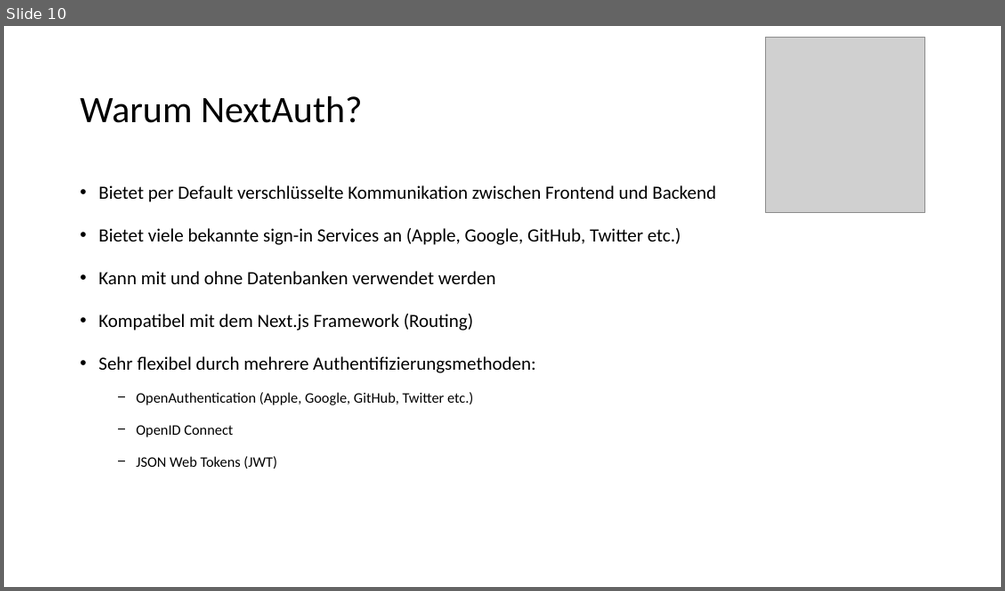
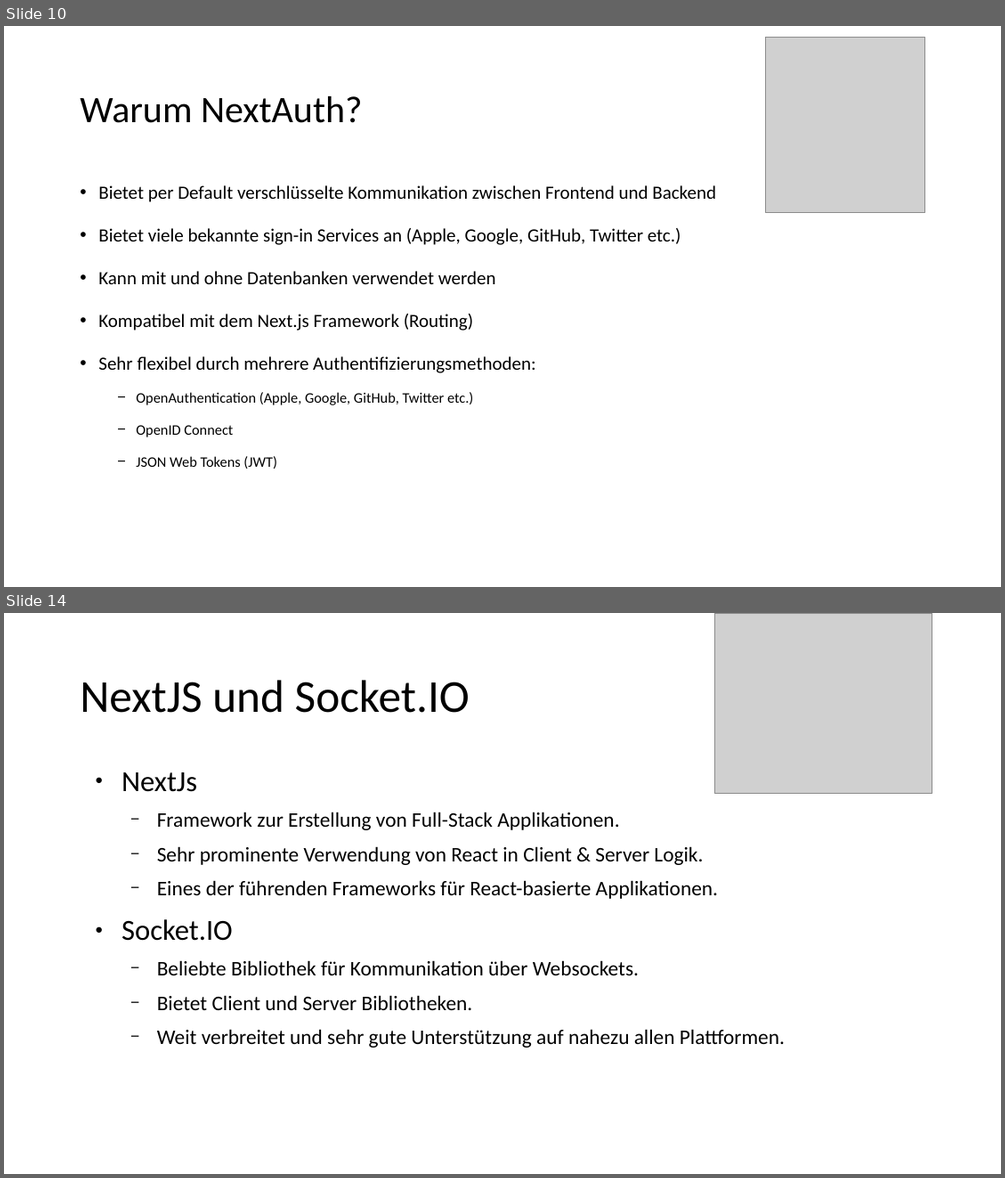
Before and after one commit to RocordJavaScript2023/realtime, a slide deck: presentation/realtime.pptx. Shown one above the other, each under a label of ours: slide 10 before the commit, slides 10 and 14 after it; the slides between them are not shown. The pictures are 1005x591 and 1005x1178 pixels, drawn with LibreOffice and Linux fonts; fonts in the diff are those of the drawing; grey boxes stand for pictures. Boxes give left, top, right and bottom in pixels: in the first picture for what was removed or moved away, otherwise in the second. Text is boxed around its words. In the diff, an @@ line names an element or a change of style, - is before the commit and + after.

```diff
--- a/presentation/realtime.pptx
+++ b/presentation/realtime.pptx
@@ slide 14 added at (4,613,1001,1174), background #FFFFFF @@
@@ picture added at (714,613,933,793) @@
@@ title added at (80,680,469,713), 44 pt, text #000000 @@
+NextJS und Socket.IO
@@ text added at (121,772,785,1047), 20 pt, text #000000 @@
+● NextJs
+  − Framework zur Erstellung von Full-Stack Applikationen.
+  − Sehr prominente Verwendung von React in Client & Server Logik.
+  − Eines der führenden Frameworks für React-basierte Applikationen.
+● Socket.IO
+  − Beliebte Bibliothek für Kommunikation über Websockets.
+  − Bietet Client und Server Bibliotheken.
+  − Weit verbreitet und sehr gute Unterstützung auf nahezu allen Plattformen.
```
Also in this commit, not shown: 3 slides changed, 9 other slides added, 2 slides removed.
